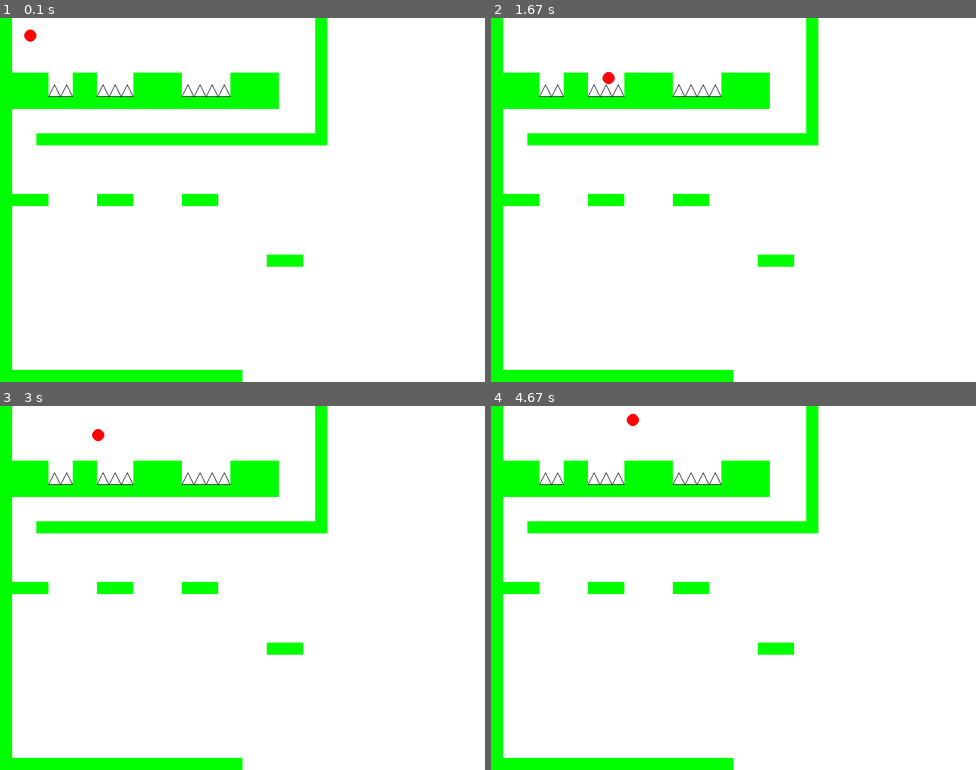
Above: before the commit, frames 1-4 (two rows, left to right).
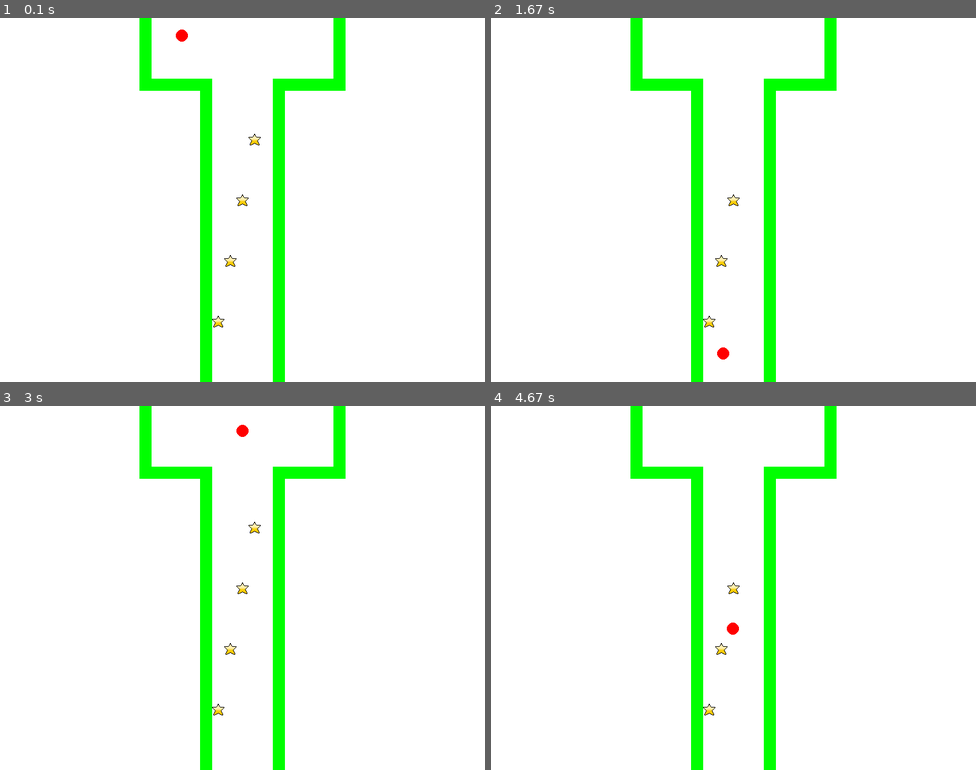
Above: after the commit, the same moments.

Repository: TeshShin/OpenGL_with_Pygame_programming
Game: pygame game, started from 개인프로젝트/bounceball.py
The game is run twice, just before and just after one commit, with the same random seed, the same clock (stepped at 60 frames per second) and the same inputs.
Inputs:
- Up to frame 1 (0.1 s): no input
- Up to frame 2 (1.67 s): hold Right 0.33-0.8 s; hold Right 0.83-1.3 s; hold Left from 1.33 s (still down)
- Up to frame 3 (3 s): release Left at 1.87 s; hold Right 2.33-2.97 s
- Up to frame 4 (4.67 s): hold Left 3-3.47 s; hold Right 3.5-3.97 s; hold Right 4-4.47 s; hold Left from 4.5 s (still down)

The runs differ from the first frame. In frame 1, 16% of the frame differs, in the area x 0-72%, y 0-100%; in frame 2, 16%; in frame 3, 16%; in frame 4, 16%.

Commit message:
스테이지 로딩 수정, 기존 스테이지 2를 4로 옮기고 완성, 스테이지 2 완성

Diff:
--- a/개인프로젝트/bounceball.py
+++ b/개인프로젝트/bounceball.py
@@ -71,6 +71,7 @@
             return True
         else:
             return False
+
 class spike:
     def __init__(self, x, y):
         self.pos = [x,y]
@@ -133,8 +134,10 @@
 spike_list = []
 goals = 0
 # 다른 스테이지부터 로드하고 싶다면
-stage = 2 # 스테이지 숫자를 바꾸고 (초기 1)
+stage = 3 # 스테이지 숫자를 바꾸고 (초기 1)
 loadstage = True # 로드 스테이지를 True로 하면 된다. (초기 False)
+stageclear = False
+getendtime = False
 # 게임 루프
 while True:
     clock.tick(FPS)  # 프레임 제한
@@ -146,24 +149,78 @@
             ball.died = False
             goals = 0
             print('초기화')
-            for star in star_list:
-                if star.touch: # 죽기 전에 먹은 별들 다시 초기화
-                    star.touch = False
-                    star.rect = Rect(0,0,20,20)
-                    star.rect.center = star.pos[0], star.pos[1]
-
-
-    # 스테이지 1 종료
-    if (goals == len(star_list) and stage == 1 and not loadstage):
+            for staridx in star_list:
+                if staridx.touch: # 죽기 전에 먹은 별들 다시 초기화
+                    staridx.touch = False
+                    staridx.rect = Rect(0,0,20,20)
+                    staridx.rect.center = staridx.pos[0], staridx.pos[1]
+
+
+    # 스테이지 클리어시 다음 스테이지로 가기전 약간의 딜레이를 위한 endtime 얻기
+    if (stageclear and not getendtime):
         endtime = pygame.time.get_ticks()
-        loadstage = True
+        getendtime = True # endtime을 얻었는가?
         print('종료중')
-    # 스테이지 2로 초기화
-    if (stage == 1 and loadstage):
+    # 딜레이가 끝나고 나면 다음 스테이지 로드
+    if (getendtime and stageclear):
         if(abs(pygame.time.get_ticks() - endtime) > 800):
             stage += 1
-    if (stage == 2 and loadstage): # 스테이지 2 맵세팅
+            print(stage)
+            loadstage = True
+            stageclear = False
+            getendtime = False
+    if (stage == 2 and loadstage): # 스테이지 2 맵으로 세팅
         ground_list.clear()
+        star_list.clear()
+        spike_list.clear()
+        goals = 0
+        ballinitx, ballinity = 400, 20
+        ball.pos = [ballinitx, ballinity]
+        ball.velocity = [0, 0]
+        ground_list = [
+            platform(400,110,20,20),
+            platform(400,210,20,20),
+            platform(400,310,20,20),
+            platform(400,410,20,20),
+            platform(400,510,20,20),
+        ]
+        star_list = [
+            star(400, 130),
+            star(400, 230),
+            star(400, 330),
+            star(400, 430),
+        ]
+        loadstage = False
+
+    if (stage == 3 and loadstage): # 스테이지 3 맵으로 세팅
+        ground_list.clear()
+        star_list.clear()
+        spike_list.clear()
+        goals = 0
+        ballinitx, ballinity = 300, 20
+        ball.pos = [ballinitx, ballinity]
+        ball.velocity = [0, 0]
+        ground_list = [
+            platform(240,50,20,140),
+            platform(300,110,100,20),
+            platform(560,50,20,140),
+            platform(500,110,100,20),
+
+            platform(340,360,20,500), # 두 기둥 사이 360~420
+            platform(460,360,20,500)
+
+        ]
+        star_list = [
+            star(360, 500),
+            star(380, 400),
+            star(400, 300),
+            star(420, 200),
+        ]
+        loadstage = False
+
+    if (stage == 4 and loadstage): # 스테이지 4 맵으로 세팅
+        ground_list.clear()
+        spike_list.clear()
         star_list.clear()
         goals = 0
         ballinitx, ballinity = 50, 20
@@ -189,7 +246,8 @@
             platform(470,400,60,20),
 
 
-            platform(200,590,400,20)
+            platform(200,590,400,20),
+            platform(550,500,60,20)
         ]
 
         spike_list = [
@@ -205,13 +263,51 @@
             spike(350,120),
             spike(370,120),
 
-
-
-
+            spike(30,570),
+            spike(50,570),
+            spike(70,570),
+        ]
+
+        star_list = [
+            star(100, 20),
+            star(190, 20),
+            star(340, 20),
+
+            star(170, 180),
+            star(170, 160),
+            star(190, 180),
+            star(190, 160),
+            star(210, 180),
+            star(210, 160),
+            star(230, 180),
+            star(230, 160),
+            star(250, 180),
+            star(250, 160),
+            star(270, 180),
+            star(270, 160),
+            star(290, 180),
+            star(290, 160),
+            star(310, 180),
+            star(310, 160),
+            star(330, 180),
+            star(330, 160),
+            star(350, 180),
+            star(350, 160),
+            star(370, 180),
+            star(370, 160),
+
+            star(190, 240),
+            star(330, 240),
+            star(470, 360),
+            star(550, 480),
+
+            star(50, 500)
         ]
 
 
         loadstage = False
+
+
 
 
 
@@ -252,16 +348,18 @@
 
 
     # 플랫폼과 플레이어(공)와의 콜리전 판정
-    for ground in ground_list:
-        ground.checkcollide(ball)
+    for groundidx in ground_list:
+        groundidx.checkcollide(ball)
     # 별과 플레이어와의 콜리전 판정
-    for star in star_list:
-        if star.checkcollide(ball):
+    for staridx in star_list:
+        if staridx.checkcollide(ball):
             goals += 1
             print('닿음')
+            if(goals == len(star_list)): # 모든 별을 먹으면 stageclear
+                stageclear = True
     # 가시와 플레이어와의 콜리전 판정
-    for spike in spike_list:
-        if spike.checkcollide(ball) and not ball.died:
+    for spikeidx in spike_list:
+        if spikeidx.checkcollide(ball) and not ball.died:
             diedtime = pygame.time.get_ticks()  # 리스폰까지의 딜레이를 위한 시간 측정
             ball.died = True
             print('가시 닿음')
@@ -286,16 +384,17 @@
     # 화면 클리어
     screen.fill(WHITE)
     # 플랫폼 그리기
-    for ground in ground_list:
-        pygame.draw.rect(screen, GREEN, ground.rect)
+    for groundidx in ground_list:
+        pygame.draw.rect(screen, GREEN, groundidx.rect)
 
     # 별 그리기
-    for star in star_list:
-        if not star.touch:
-            screen.blit(star.img, star.rect)
+
+    for staridx in star_list:
+        if not staridx.touch:
+            screen.blit(staridx.img, staridx.rect)
     # 가시 그리기
-    for spike in spike_list:
-        screen.blit(spike.img, spike.rect)
+    for spikeidx in spike_list:
+        screen.blit(spikeidx.img, spikeidx.rect)
 
     # 공그리기
     if not ball.died:
